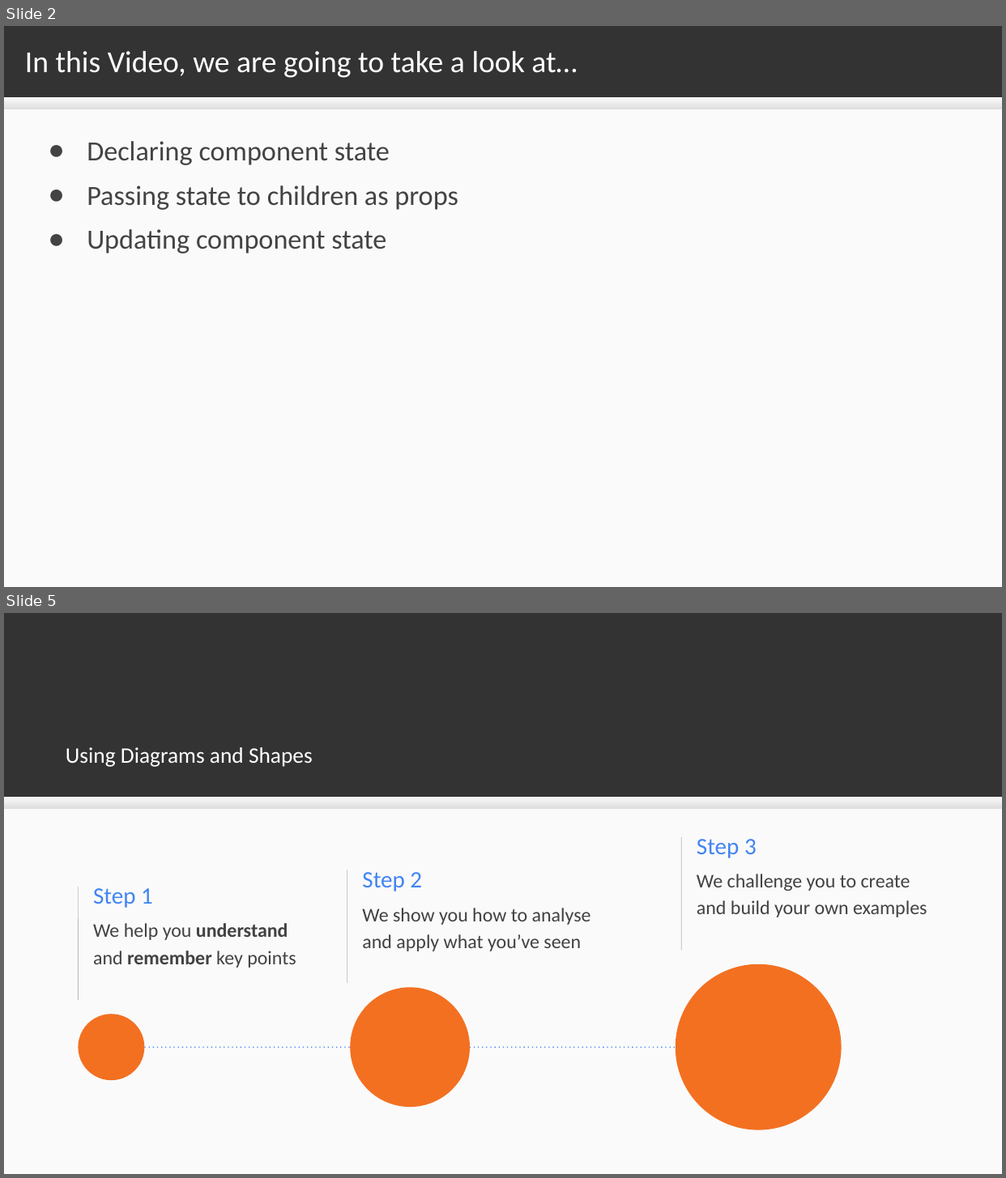
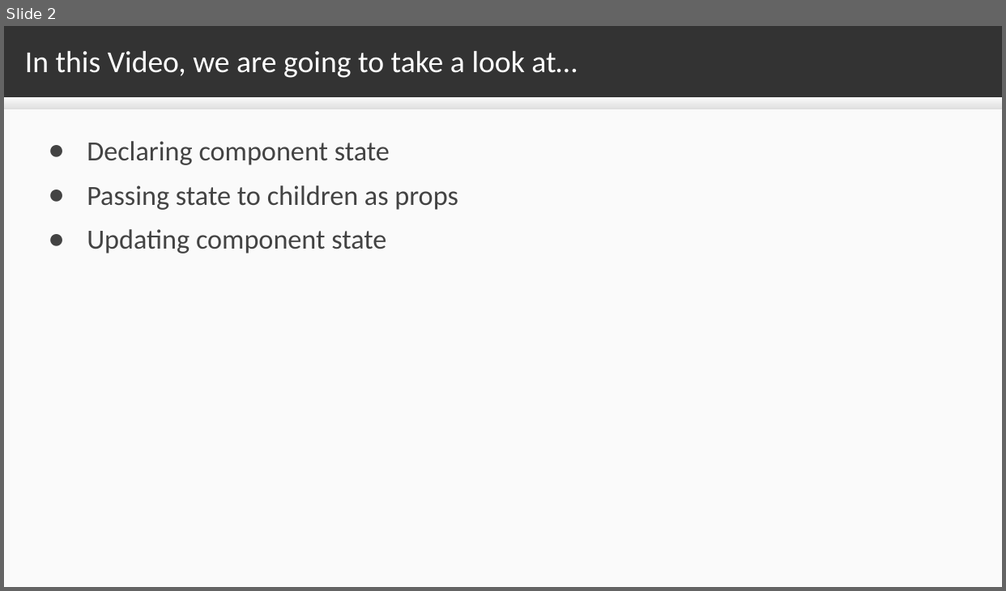
Before and after one commit to sslotsky/next-scripts, a slide deck: video-2.2/2.2.odp. Shown one above the other, each under a label of ours: slides 2 and 5 before the commit, slide 2 after it; the slides between them are not shown. The pictures are 1006x1178 and 1006x591 pixels, drawn with LibreOffice and Linux fonts; fonts in the diff are those of the drawing. Boxes give left, top, right and bottom in pixels: in the first picture for what was removed or moved away, otherwise in the second. Text is boxed around its words. In the diff, an @@ line names an element or a change of style, - is before the commit and + after.

```diff
--- a/video-2.2/2.2.odp
+++ b/video-2.2/2.2.odp
@@ slide 5 removed at [4, 613, 1002, 1174], background #333333 @@
@@ title removed at [66, 747, 313, 767] @@
-Using Diagrams and Shapes
@@ rectangle removed at [4, 797, 1002, 1174] @@
@@ rectangle removed at [4, 797, 1002, 809] @@
@@ line removed from (681, 837) to (681, 951) @@
@@ text removed at [697, 839, 756, 858] @@
-Step 3
@@ line removed from (347, 870) to (347, 983) @@
@@ text removed at [362, 872, 422, 892] @@
-Step 2
@@ text removed at [697, 874, 927, 918] @@
-We challenge you to create and build your own examples
@@ line removed from (78, 887) to (78, 1000) @@
@@ text removed at [93, 888, 153, 908] @@
-Step 1
@@ text removed at [93, 923, 296, 968] @@
-We help you understand and remember key points
@@ text removed at [362, 908, 591, 952] @@
-We show you how to analyse and apply what you’ve seen
@@ group removed at [78, 965, 842, 1130]: 3 ellipses, 1 line @@
```
Also in this commit, not shown: 1 slide changed, 6 other slides removed, 10 other files.
